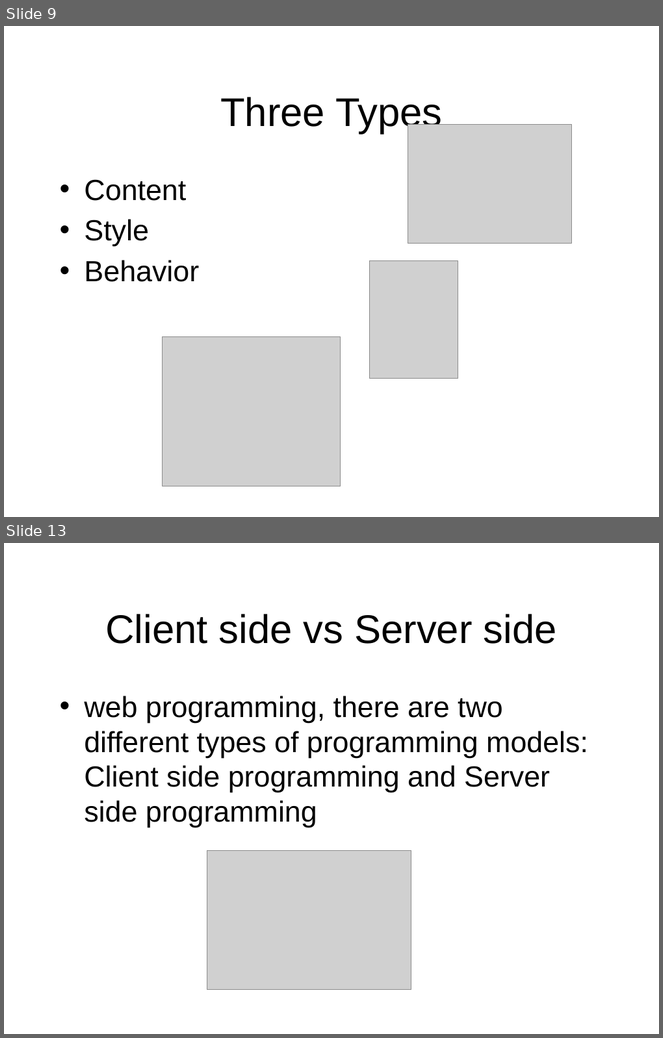
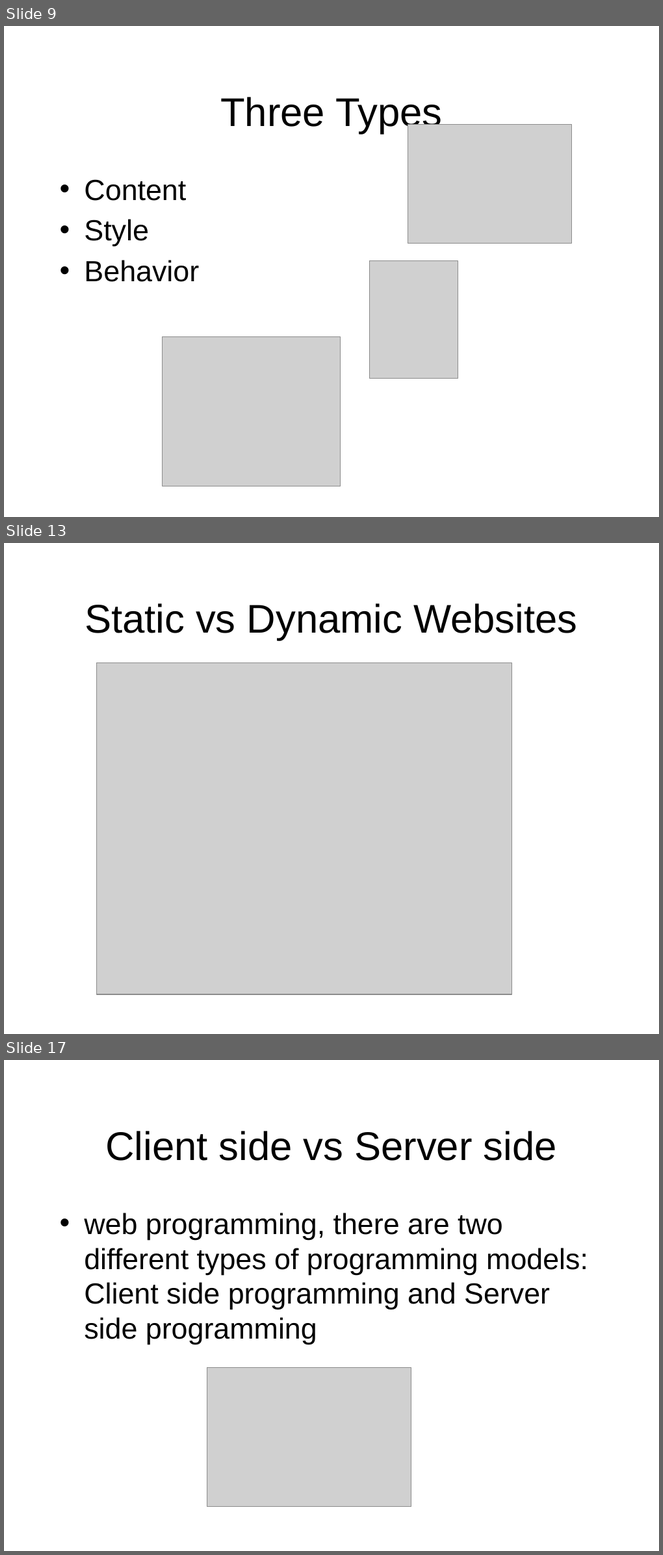
Before and after one commit to octaviordz/zjnu2017.github.io, a slide deck: WAD/lectures/080--Dynamic.vs.Static.Websites.pptx. Shown one above the other, each under a label of ours: slides 9 and 13 before the commit, slides 9, 13 and 17 after it; the slides between them are not shown. The pictures are 663x1038 and 663x1555 pixels, drawn with LibreOffice and Linux fonts; fonts in the diff are those of the drawing; grey boxes stand for pictures. Boxes give left, top, right and bottom in pixels: in the first picture for what was removed or moved away, otherwise in the second. Text is boxed around its words. In the diff, an @@ line names an element or a change of style, - is before the commit and + after.

```diff
--- a/WAD/lectures/080--Dynamic.vs.Static.Websites.pptx
+++ b/WAD/lectures/080--Dynamic.vs.Static.Websites.pptx
@@ slide 13 added at [4, 543, 659, 1034], background #FFFFFF @@
@@ title added at [85, 603, 577, 640], 44 pt, text #000000 @@
+Static vs Dynamic Websites
@@ picture added at [97, 663, 512, 995] @@
@@ what was slide 13 is now slide 17 @@
```
Also in this commit, not shown: 8 slides changed, 9 other slides added.
